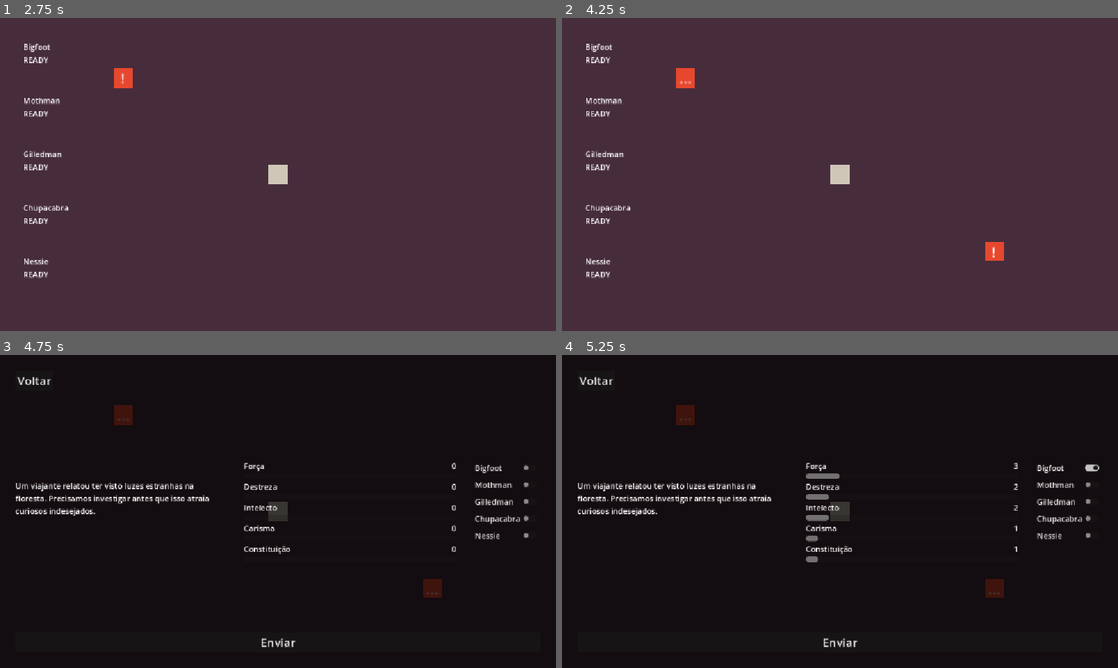
Above: before the commit, frames 1-4 (two rows, left to right).
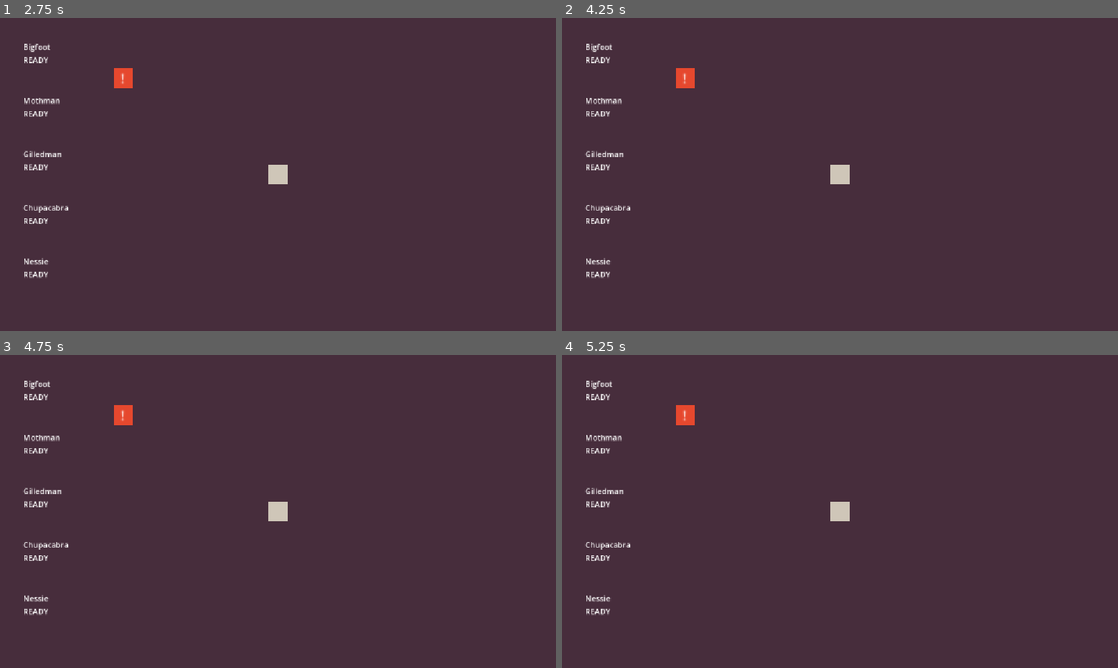
Above: after the commit, the same moments.

Repository: LucasFASouza/Dispacho
Game: Godot game, scene res://scenes/game.tscn
Same seed, same stepped clock (60 frames per second), same inputs: the game is played once before the commit and once after it.
Inputs (mouse positions are in pixels of both pictures, inside the frame that each line leads up to):
- Up to frame 1 (2.75 s): tap Enter at 0.5, 2 s; move the mouse to (400, 158) at 0.52 s; click (400, 158) at 0.67 s; tap Space at 1.25 s; move the mouse to (166, 190) at 1.27 s; click (166, 190) at 1.42 s; move the mouse to (333, 105) at 2.02 s; click (333, 105) at 2.17 s
- Up to frame 2 (4.25 s): tap Space at 2.75 s; move the mouse to (684, 77) at 2.77 s; click (684, 77) at 2.92 s; click "Voltar" at 3.5 s
- Up to frame 3 (4.75 s): move the mouse to (433, 589) at 4.27 s; click (433, 589) at 4.42 s
- Up to frame 4 (5.25 s): click (1067, 467) at 5 s, where only the run before the commit has a clickable "Bigfoot"

Frame 1 is identical in both runs. In frame 2, 0.2% of the frame differs, in the area x 21-80%, y 17-78%; in frame 3, 100%, in the area x 0-100%, y 0-100%; in frame 4, 99%.

Commit message:
Implement mission resolution logic; refactor mission handling, enhance countdown management, and improve UI member state display.

Diff:
--- a/scripts/game.gd
+++ b/scripts/game.gd
@@ -4,7 +4,6 @@
 @onready var missions_root: Node2D = $Missions
 @onready var units_root: Node2D = $Units
 
-@export var resolve_seconds: float = 3.0
 @export var rest_seconds: float = 5.0
 @export var recover_seconds: float = 12.0
 
@@ -32,14 +31,14 @@
 		"attr_thresholds": {"STR": 3},
 	},
 	{
-		"spawn_time": 4.0,
+		"spawn_time": 8.0,
 		"position": Vector2(64, 32),
 		"text": "Um viajante relatou ter visto luzes estranhas na floresta. Precisamos investigar antes que isso atraia curiosos indesejados.",
 		"total_threshold": 5,
 		"attr_thresholds": {"INT": 3},
 	},
 	{
-		"spawn_time": 10.0,
+		"spawn_time": 15.0,
 		"position": Vector2(0, 48),
 		"text": "Os aldeoes estao em panico. Um som gutural ecoa do pântano toda meia-noite. Alguem precisa ir convencer eles de que é inofensivo.",
 		"total_threshold": 7,
@@ -95,10 +94,18 @@
 
 func _on_unit_arrived(unit: Unit, mission: Mission) -> void:
 	_set_member_states(unit.members, "IN_MISSION")
-	var success := false
 	if is_instance_valid(mission):
-		await get_tree().create_timer(resolve_seconds).timeout
-		success = mission.resolve(unit.members)
+		mission.resolved.connect(_on_mission_resolved.bind(unit))
+		mission.start_resolve(unit.members)
+	else:
+		_finish_unit(unit, false)
+
+
+func _on_mission_resolved(success: bool, unit: Unit) -> void:
+	_finish_unit(unit, success)
+
+
+func _finish_unit(unit: Unit, success: bool) -> void:
 	_set_member_states(unit.members, "RETURNING")
 	unit.returned_home.connect(_on_unit_returned_home.bind(unit.members, success))
 	unit.go_home()
@@ -107,8 +114,28 @@
 func _on_unit_returned_home(unit_members: Array, success: bool) -> void:
 	var state := "RESTING" if success else "RECOVERING"
 	var wait := rest_seconds if success else recover_seconds
+	for m in unit_members:
+		m["countdown"] = wait
 	_set_member_states(unit_members, state)
-	get_tree().create_timer(wait).timeout.connect(func(): _set_member_states(unit_members, "READY"))
+	_tick_countdown(unit_members)
+
+
+func _tick_countdown(unit_members: Array) -> void:
+	get_tree().create_timer(1.0).timeout.connect(func():
+		var any_left := false
+		for m in unit_members:
+			if m["state"] == "RESTING" or m["state"] == "RECOVERING":
+				m["countdown"] -= 1
+				if m["countdown"] <= 0:
+					m["state"] = "READY"
+					m["available"] = true
+				else:
+					any_left = true
+		member_availability_changed.emit()
+		member_state_changed.emit()
+		if any_left:
+			_tick_countdown(unit_members)
+	)
 
 
 func _set_member_states(unit_members: Array, state: String) -> void:
--- a/scripts/mission.gd
+++ b/scripts/mission.gd
@@ -6,13 +6,18 @@
 @export var mission_text := "Parece que os sacos de ração acabaram mais rápido essa semana. Precisamos de um carregamento emergencial antes que os ursos-coruja decidam mudar sua dieta.\nTomem cuidado, os sacos podem ser pesados, e podem atrair atenção indesejada de seres acima."
 @export var total_score_threshold: int = 18
 @export var attribute_thresholds: Dictionary = {}
-@export var feedback_seconds: float = 5.0
+@export var resolve_seconds: float = 3.0
+@export var feedback_seconds: float = 2.0
+
+signal resolved(success: bool)
 
 @onready var collision: CollisionShape2D = $CollisionShape2D
-
 @onready var label: Label = $Label
 
 var _interactable := true
+var _resolve_members: Array = []
+var _countdown: float = 0.0
+var _resolving: bool = false
 
 func set_interactable(v: bool) -> void:
 	_interactable = v
@@ -20,9 +25,28 @@
 	if collision:
 		collision.disabled = !v
 
-func resolve(members: Array) -> bool:
+	if !v:
+		label.text = "..."
+
+func start_resolve(members: Array) -> void:
+	_resolve_members = members
+	_countdown = resolve_seconds
+	_resolving = true
+	set_process(true)
+
+func _process(delta: float) -> void:
+	if not _resolving:
+		return
+	_countdown -= delta
+	label.text = str(ceili(_countdown))
+	if _countdown <= 0.0:
+		_resolving = false
+		set_process(false)
+		_do_resolve()
+
+func _do_resolve() -> void:
 	var totals := {}
-	for member in members:
+	for member in _resolve_members:
 		for attr in member["scores"]:
 			totals[attr] = totals.get(attr, 0) + member["scores"][attr]
 
@@ -37,18 +61,13 @@
 				success = false
 				break
 
-	if success:
-		label.text = ":D"
-	else:
-		label.text = "X("
-
+	label.text = ":D" if success else "X("
 	get_tree().create_timer(feedback_seconds).timeout.connect(queue_free)
-	return success
+	resolved.emit(success)
 
 func _on_input_event(_viewport: Node, event: InputEvent, _shape_idx: int) -> void:
 	if !_interactable:
 		return
 
 	if event is InputEventMouseButton and event.button_index == MOUSE_BUTTON_LEFT and event.pressed:
-		label.text = "..."
 		selected.emit(mission_text)
--- a/scripts/ui.gd
+++ b/scripts/ui.gd
@@ -30,7 +30,11 @@
 func _refresh_member_states() -> void:
 	var game: Node = get_tree().get_root().get_node("Game")
 	for i in game.members.size():
-		_member_state_labels[i].text = game.members[i]["state"]
+		var m: Dictionary = game.members[i]
+		var text: String = m["state"]
+		if (m["state"] == "RESTING" or m["state"] == "RECOVERING") and m.get("countdown", 0) > 0:
+			text += " - " + str(int(m["countdown"])) + "s"
+		_member_state_labels[i].text = text
 
 func show_mission(text: String) -> void:
 	menus.visible = true
Not shown, added: scenes/game.tscn26576056056.tmp
Not shown, added: scenes/game.tscn26578377141.tmp
Not shown, added: scenes/game.tscn26582258502.tmp
